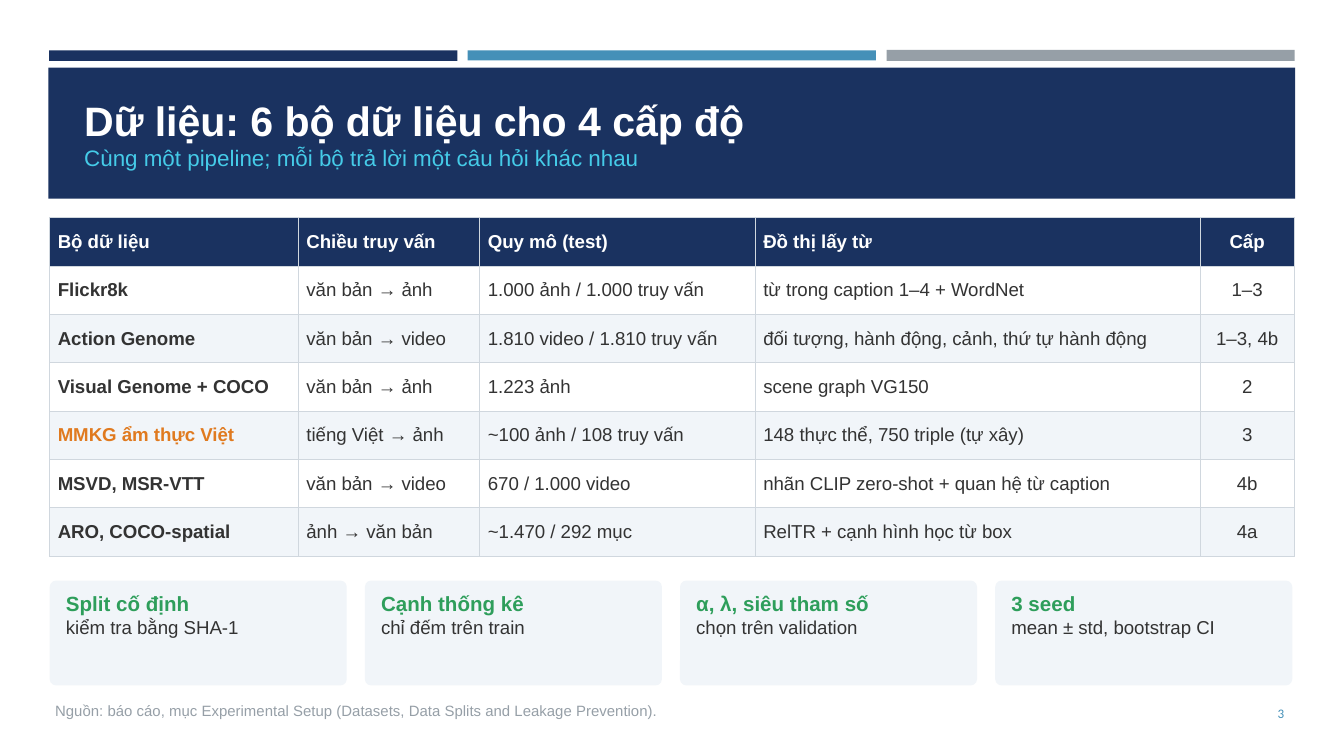
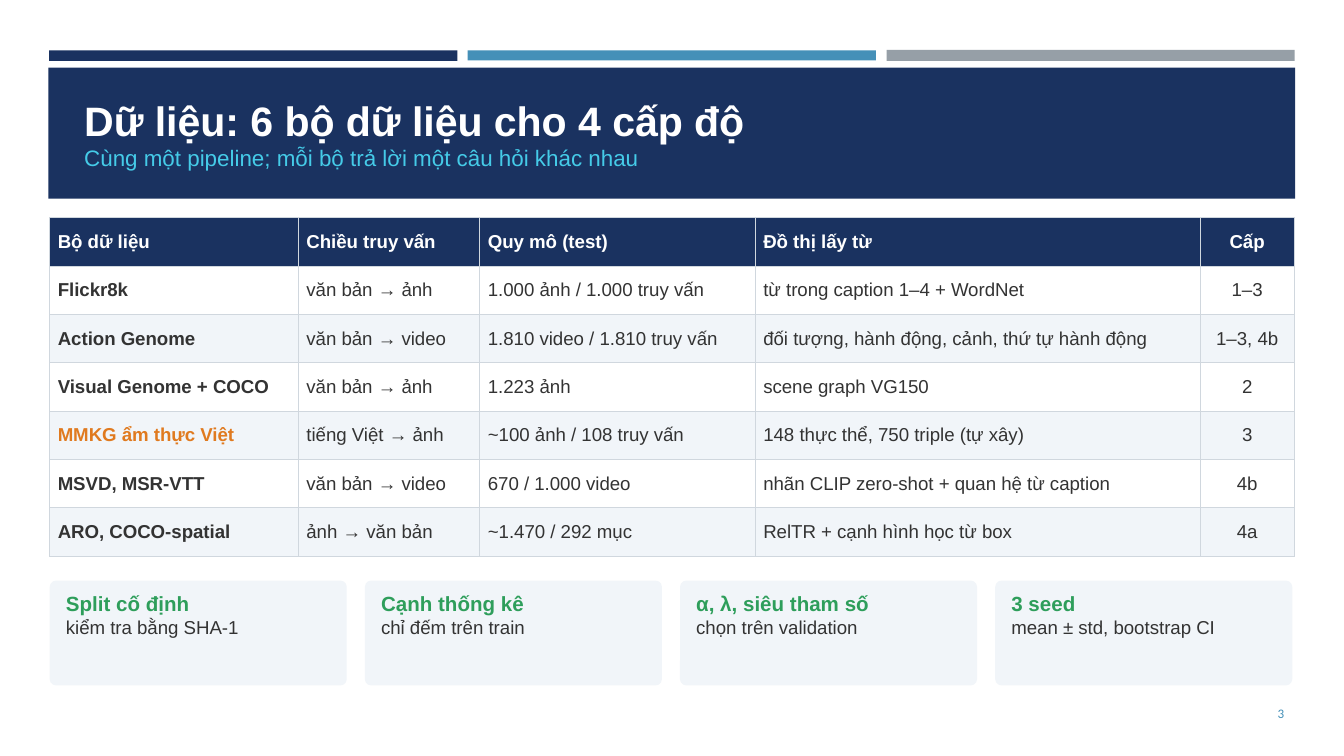
Before and after one commit to trinhphamtrunghieu/du-lieu-do-thi, a slide deck: slide 3 of docs/Project03_Slides.pptx. Drawn at 1344x756 pixels with LibreOffice and Linux fonts; fonts in the diff are those of the drawing. Boxes give left, top, right and bottom in pixels: in the first picture for what was removed or moved away, otherwise in the second. Text is boxed around its words. In the diff, an @@ line names an element or a change of style, - is before the commit and + after.

```diff
--- a/docs/Project03_Slides.pptx
+++ b/docs/Project03_Slides.pptx
@@ text removed at bbox=[55, 704, 657, 719] @@
-Nguồn: báo cáo, mục Experimental Setup (Datasets, Data Splits and Leakage Prevention).
```
Also in this commit, not shown: 13 other slides changed.
